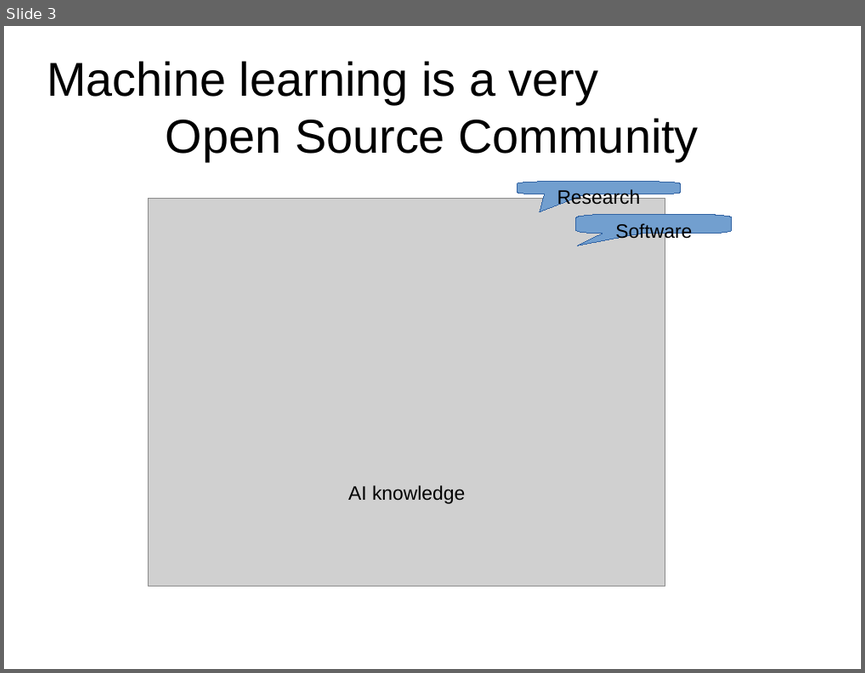
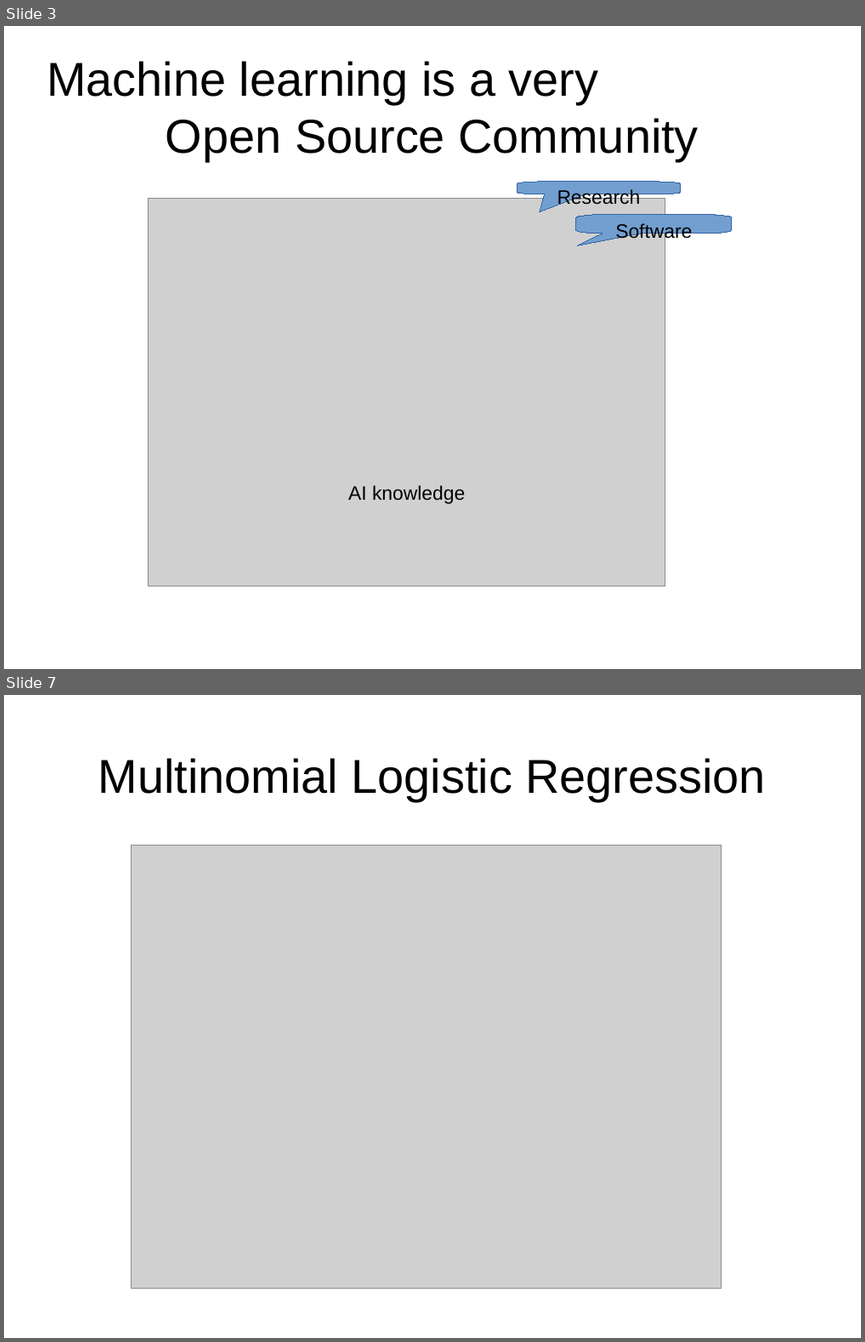
Before and after one commit to tanmoyAtb/data_models, a slide deck: models.pptx. Shown one above the other, each under a label of ours: slide 3 before the commit, slides 3 and 7 after it; the slides between them are not shown. The pictures are 865x673 and 865x1342 pixels, drawn with LibreOffice and Linux fonts; fonts in the diff are those of the drawing; grey boxes stand for pictures. Boxes give left, top, right and bottom in pixels: in the first picture for what was removed or moved away, otherwise in the second. Text is boxed around its words. In the diff, an @@ line names an element or a change of style, - is before the commit and + after.

```diff
--- a/models.pptx
+++ b/models.pptx
@@ slide 7 added at (4, 695, 861, 1338), background #FFFFFF @@
@@ text added at (98, 758, 766, 801), 44 pt, text #000000 @@
+Multinomial Logistic Regression
@@ picture added at (131, 845, 721, 1287) @@
```
Also in this commit, not shown: 14 other slides added, 1 slide removed, 4 other files.
